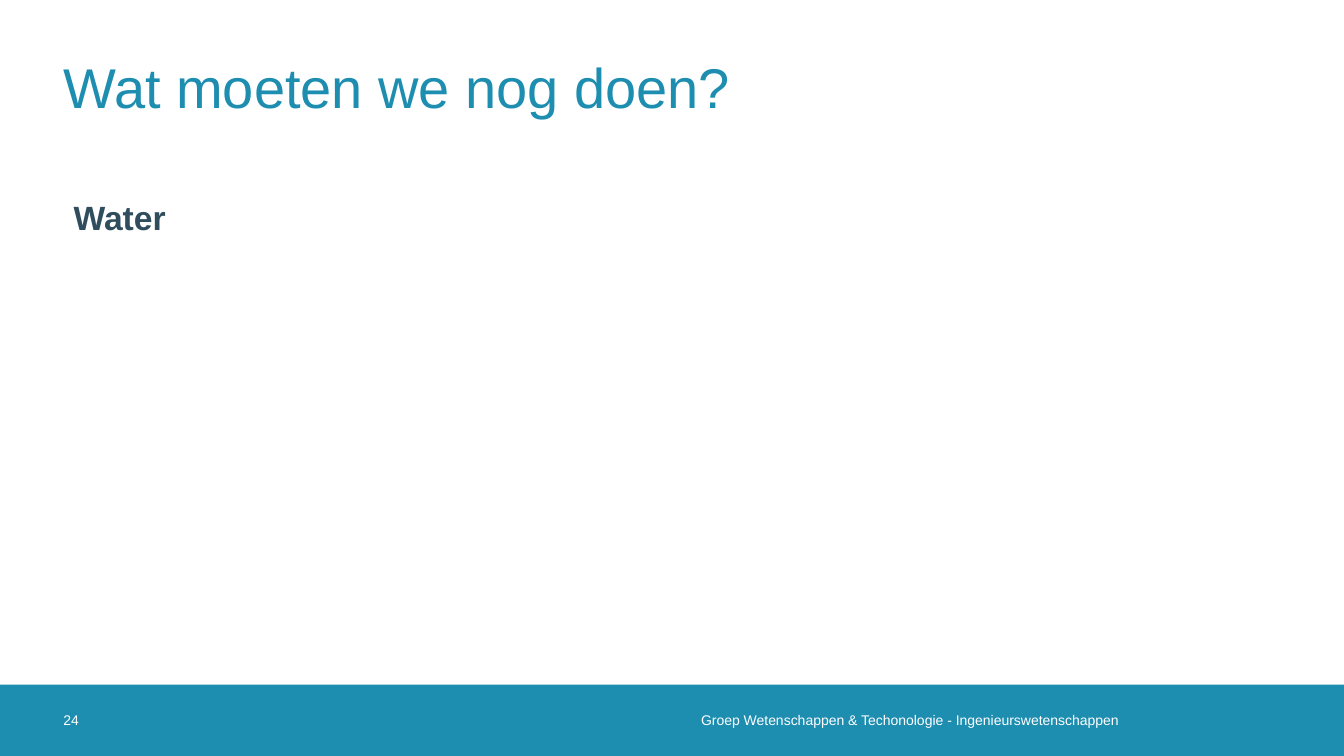
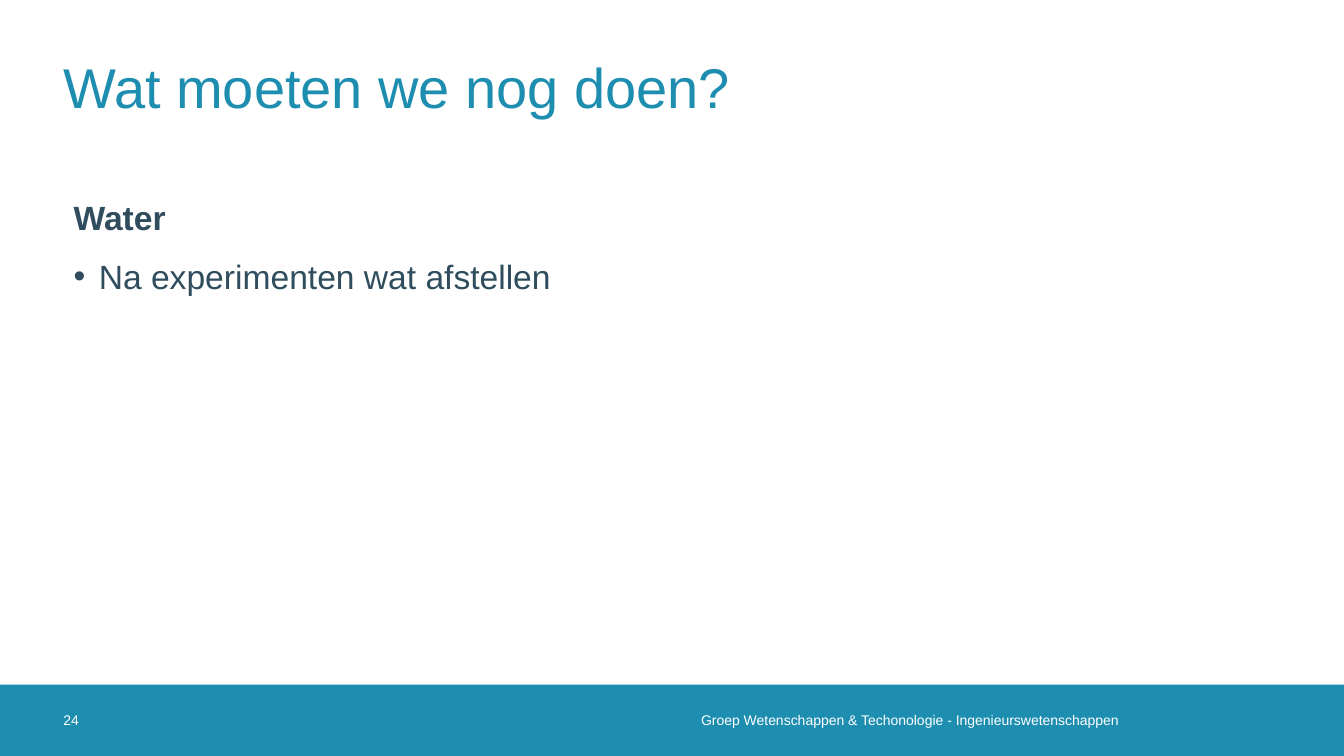
Before and after one commit to 2023-2022-KULAK-IW/2022_2023_Probleemoplossen_en_Ontwerpen_2, a slide deck: slide 24 of Tussentijdse Presentatie .pptx. Drawn at 1344x756 pixels with LibreOffice and Linux fonts; fonts in the diff are those of the drawing; background and template pictures are left out. Boxes give left, top, right and bottom in pixels: in the first picture for what was removed or moved away, otherwise in the second. Text is boxed around its words. In the diff, an @@ line names an element or a change of style, - is before the commit and + after.

```diff
--- a/Tussentijdse Presentatie .pptx
+++ b/Tussentijdse Presentatie .pptx
@@ text added at bbox=[99, 264, 551, 296], 24 pt, text #2F4D5D @@
+• Na experimenten wat afstellen
```
Also in this commit, not shown: 13 other slides changed, 2 slides removed, 5 other files.
